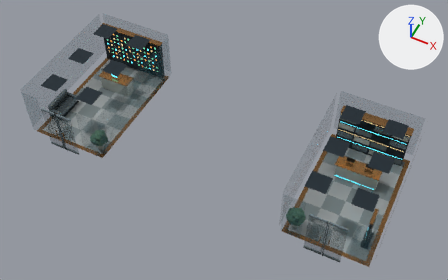
An edit to the glTF model ui/3d/system-world/v3/lobby-integrations.lod0.glb, drawn before and after from the same camera.
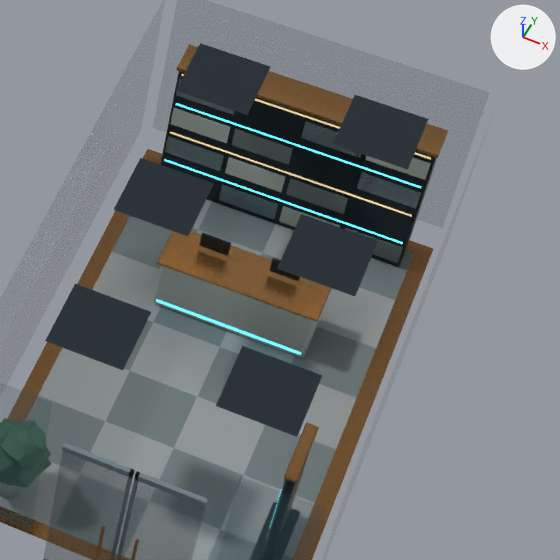
Each version appears first whole from a camera (50 mm lens) standing at (11.07, -21.54, 28.48) and looking at (0.53, -0.46, 2.13), and next in a close-up on the part from 65% to 99% of the width and 33% to 88% of the height. Arrows for +X, +Y and +Z are at upper right; the lights stay in place. The older version's two pictures come first. Where no turn or scale is listed for an object, it has been applied to the vertices. Vertices at exactly the same position are counted once.

Script lines for the objects in view, before the commit:
```python
me_mesh_2 = bpy.data.meshes.new('Mesh_2')
me_mesh_2.from_pydata(...)  # 36 vertices, 60 faces; spans x 10.07..11.03, y -4.14..-4.01, z 0.0..2.92
# faces by material slot: [12, 36, 12]
me_mesh_2.materials.append(mat_city_pane)
me_mesh_2.materials.append(mat_city_titanium)
me_mesh_2.materials.append(mat_city_bronze)
me_mesh_3 = bpy.data.meshes.new('Mesh_3')
me_mesh_3.from_pydata(...)  # 36 vertices, 60 faces; spans x 10.07..11.03, y -4.14..-4.01, z 0.0..2.92
# faces by material slot: [12, 36, 12]
me_mesh_3.materials.append(mat_city_pane)
me_mesh_3.materials.append(mat_city_titanium)
me_mesh_3.materials.append(mat_city_bronze)
me_mesh_4 = bpy.data.meshes.new('Mesh_4')
me_mesh_4.from_pydata(...)  # 2282 vertices, 3636 faces; spans x 0.0..21.1, y -8.1..0.0, z 0.9..4.3
me_mesh_4.materials.append(mat_city_bronze)
me_mesh_4.materials.append(mat_city_kerb)
me_mesh_4.materials.append(mat_city_stone)
me_mesh_4.materials.append(mat_city_ivory)
me_mesh_4.materials.append(mat_city_graphite)
me_mesh_4.materials.append(mat_city_pane)
me_mesh_4.materials.append(mat_city_warm)
me_mesh_4.materials.append(mat_city_cyan)
me_mesh_4.materials.append(mat_city_jade)
me_mesh_4.materials.append(mat_city_tactile)
me_mesh_4.materials.append(mat_city_ceramic)
me_mesh_4.materials.append(mat_city_titanium)
me_mesh_4.materials.append(mat_city_leaf)
ob_mesh_2 = bpy.data.objects.new('Mesh_2', me_mesh_2)
ob_mesh_2.location = (-3.05, -0.2, 0.88)
ob_mesh_3 = bpy.data.objects.new('Mesh_3', me_mesh_3)
ob_mesh_3.location = (-2.05, -0.2, 0.88)
ob_mesh_4 = bpy.data.objects.new('Mesh_4', me_mesh_4)
ob_mesh_4.location = (-10.55, 4.05, 0.0)
```
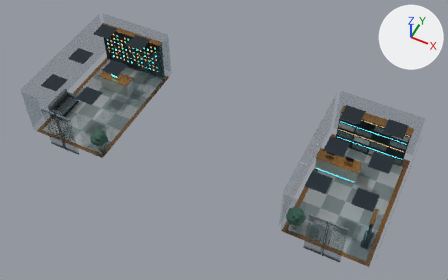
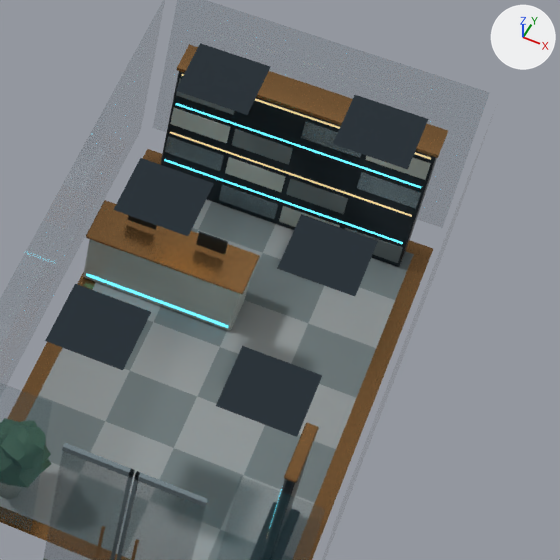
The change in detail:
me_mesh_4 has 2282 vertices, 3636 faces and spans x 0.0..21.1, y -8.1..0.0, z 0.9..4.3.
me_mesh_4 is used by ob_mesh_4; location (-10.55, 4.05, 0.0).
me_mesh_4 part 1: the loose piece of 24 vertices spanning x 17.3..19.8, y -3.3..-2.4, z 1.9..2.0 is moved by (-1.2, 0.0, 0.0).
me_mesh_4 part 2: the loose piece of 24 vertices spanning x 17.8..18.2, y -2.7, z 2.0..2.3 is moved by (-1.1, 0.0, 0.0).
me_mesh_4 part 3: the loose piece of 24 vertices spanning x 18.9..19.3, y -2.7, z 2.0..2.3 is moved by (-1.2, 0.0, 0.0).
me_mesh_4 part 4: the loose piece of 8 vertices spanning x 17.4..19.7, y -3.2, z 1.0 is moved by (-1.2, 0.0, 0.0).
me_mesh_4 part 5: the loose piece of 24 vertices spanning x 17.3..19.8, y -3.2..-2.5, z 0.9..1.9 is moved by (-1.2, 0.0, 0.0).

What differs and where, as boxes (x1, y1, x2, y2) in the close-ups (560 x 560 px; the box of a moved part takes in the faces that stretch with it):
part 1 of me_mesh_4, moved or reshaped: before (157, 231, 332, 322); after (86, 200, 260, 294)
part 2 of me_mesh_4, moved or reshaped: before (199, 232, 231, 256); after (128, 215, 157, 230)
part 3 of me_mesh_4, moved or reshaped: before (269, 258, 300, 281); after (196, 231, 228, 255)
part 4 of me_mesh_4, moved or reshaped: before (156, 299, 301, 355); after (86, 273, 228, 328)
part 5 of me_mesh_4, moved or reshaped: before (153, 265, 319, 358); after (83, 239, 250, 331)
